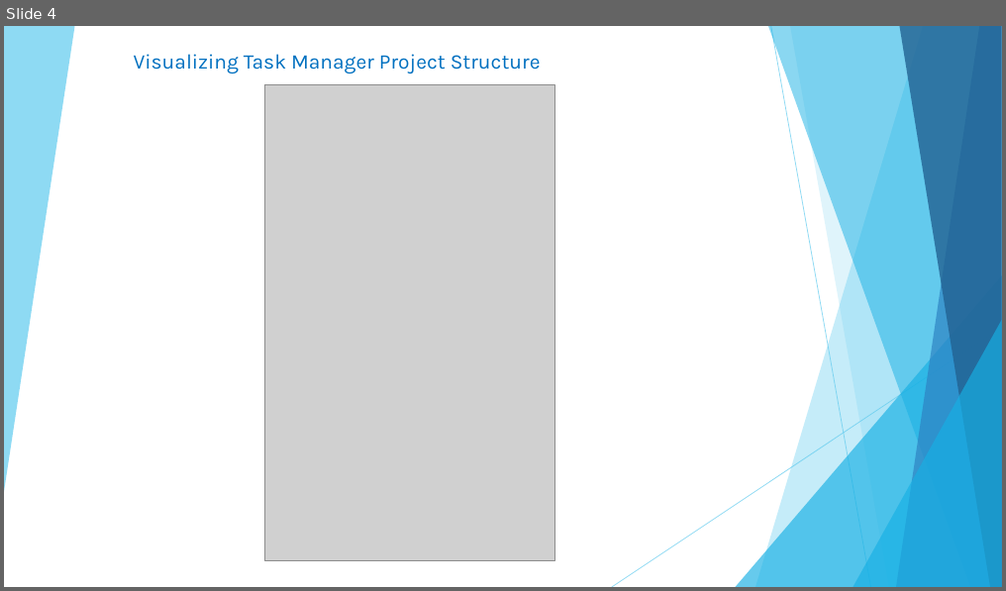
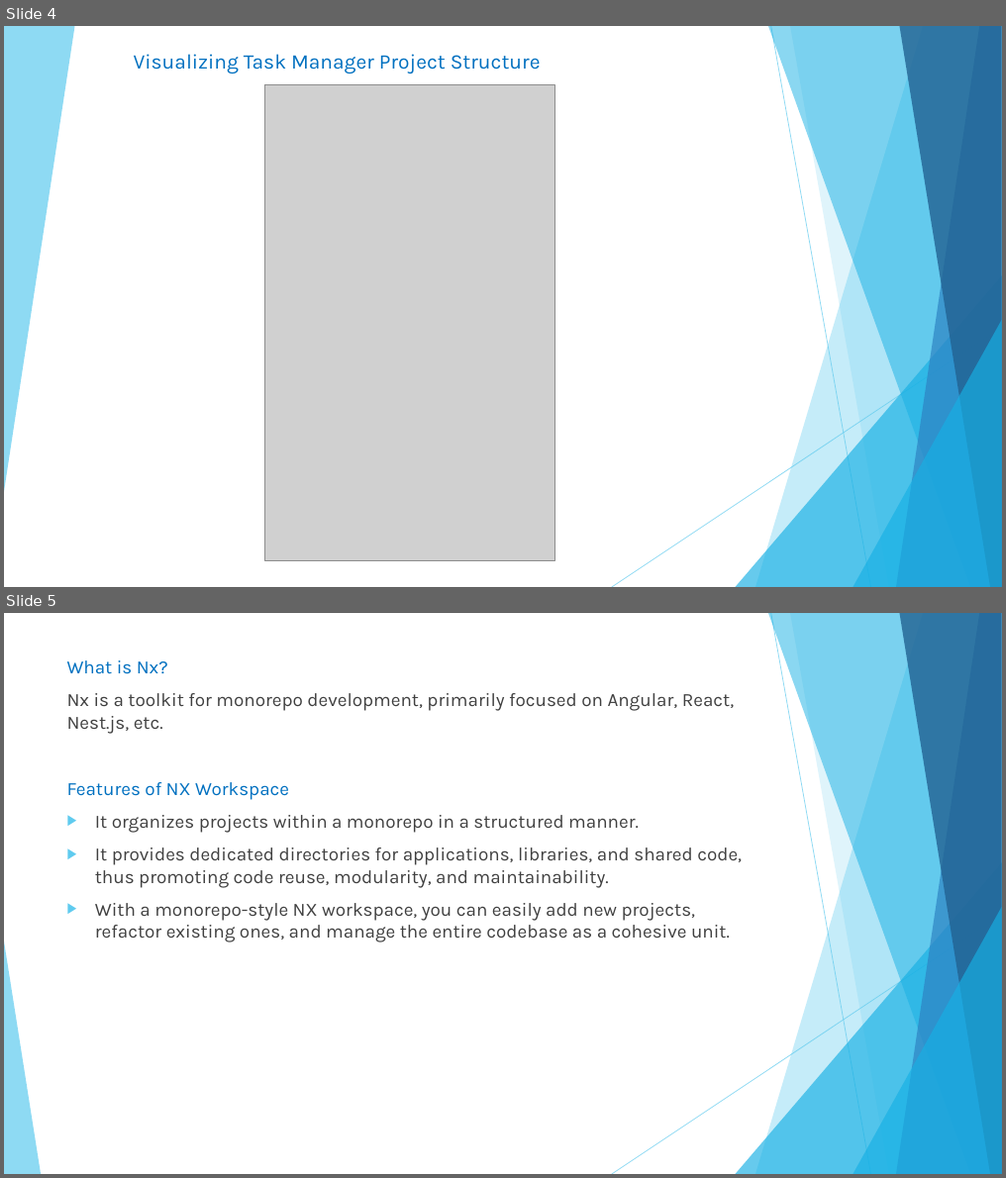
Before and after one commit to ShahriatHossain/react-monorepo, a slide deck: docs/Task Manager Presentation.pptx. Shown one above the other, each under a label of ours: slide 4 before the commit, slides 4 and 5 after it. The pictures are 1006x591 and 1006x1178 pixels, drawn with LibreOffice and Linux fonts; fonts in the diff are those of the drawing; grey boxes stand for pictures. Boxes give left, top, right and bottom in pixels: in the first picture for what was removed or moved away, otherwise in the second. Text is boxed around its words. In the diff, an @@ line names an element or a change of style, - is before the commit and + after.

```diff
--- a/docs/Task Manager Presentation.pptx
+++ b/docs/Task Manager Presentation.pptx
@@ slide 5 added at [4, 613, 1002, 1174], background #FFFFFF; not listed: 9 template elements that a slide beside it also shows @@
@@ text added at [67, 661, 742, 943], 18 pt, text #404040 @@
+What is Nx?
+Nx is a toolkit for monorepo development, primarily focused on Angular, React, Nest.js, etc.
+Features of NX Workspace
+▶ It organizes projects within a monorepo in a structured manner.
+▶ It provides dedicated directories for applications, libraries, and shared code, thus promoting code reuse, modularity, and maintainability.
+▶ With a monorepo-style NX workspace, you can easily add new projects, refactor existing ones, and manage the entire codebase as a cohesive unit.
@@ triangle added at [4, 942, 41, 1174], fill #5FCBEF at 70% opacity @@
```
Also in this commit, not shown: 1 slide changed, 11 other files.
